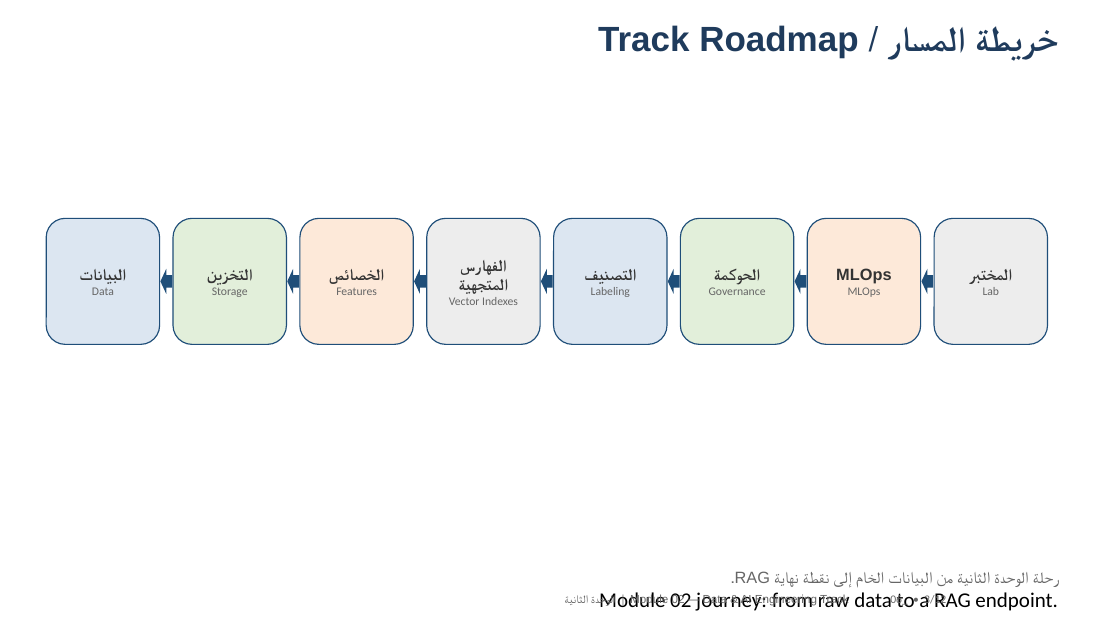
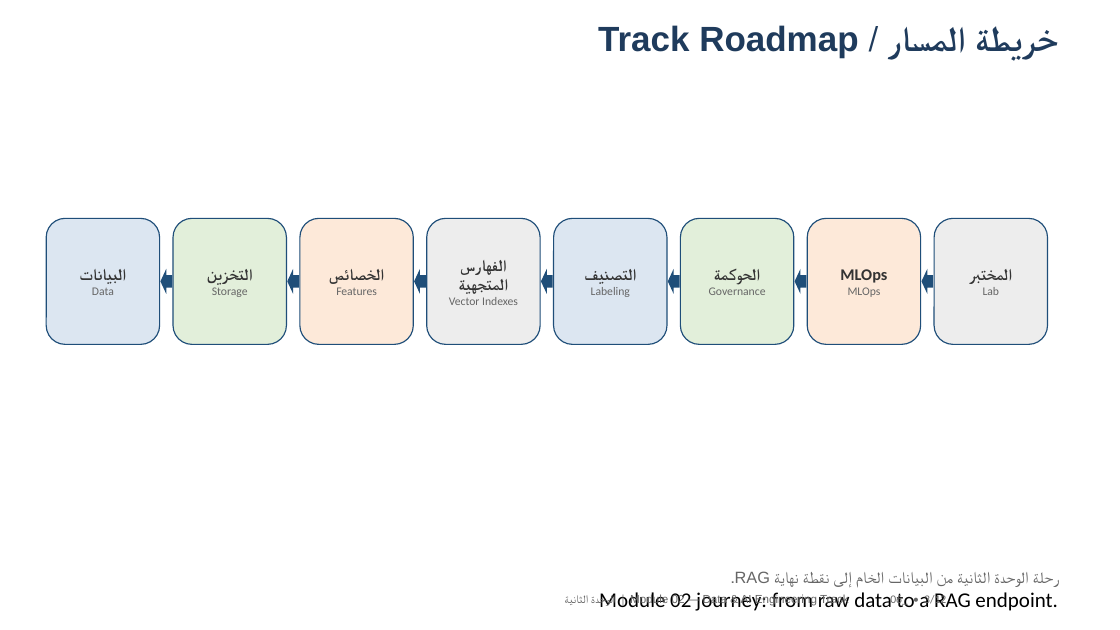
Before and after one commit to SAMeh-ZAGhloul/AI-Course, a slide deck: slide 3 of output/Module02_V06_Updated.pptx. Drawn at 1120x630 pixels with LibreOffice and Linux fonts; fonts in the diff are those of the drawing. Boxes give left, top, right and bottom in pixels: in the first picture for what was removed or moved away, otherwise in the second. Text is boxed around its words. In the diff, an @@ line names an element or a change of style, - is before the commit and + after.

```diff
--- a/output/Module02_V06_Updated.pptx
+++ b/output/Module02_V06_Updated.pptx
@@ text in rounded rectangle at [840, 269, 887, 283]: font Arial to Calibri in "MLOps" @@
```
Also in this commit, not shown: 11 other slides changed, 11 other files.
